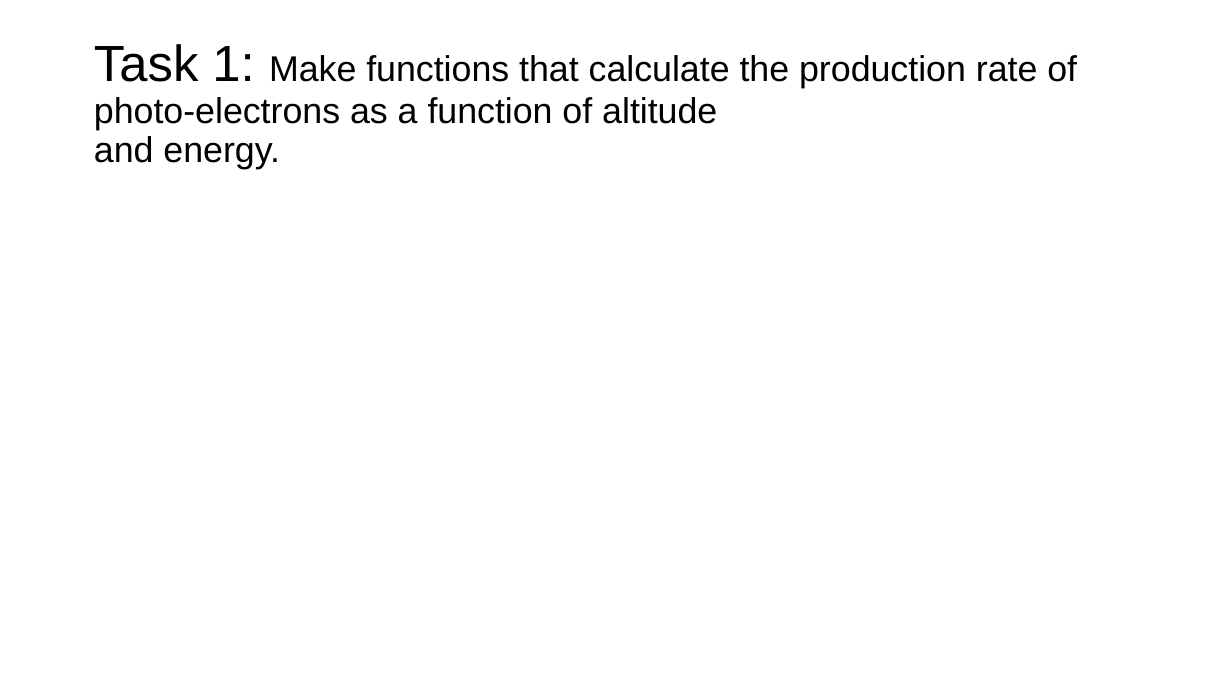
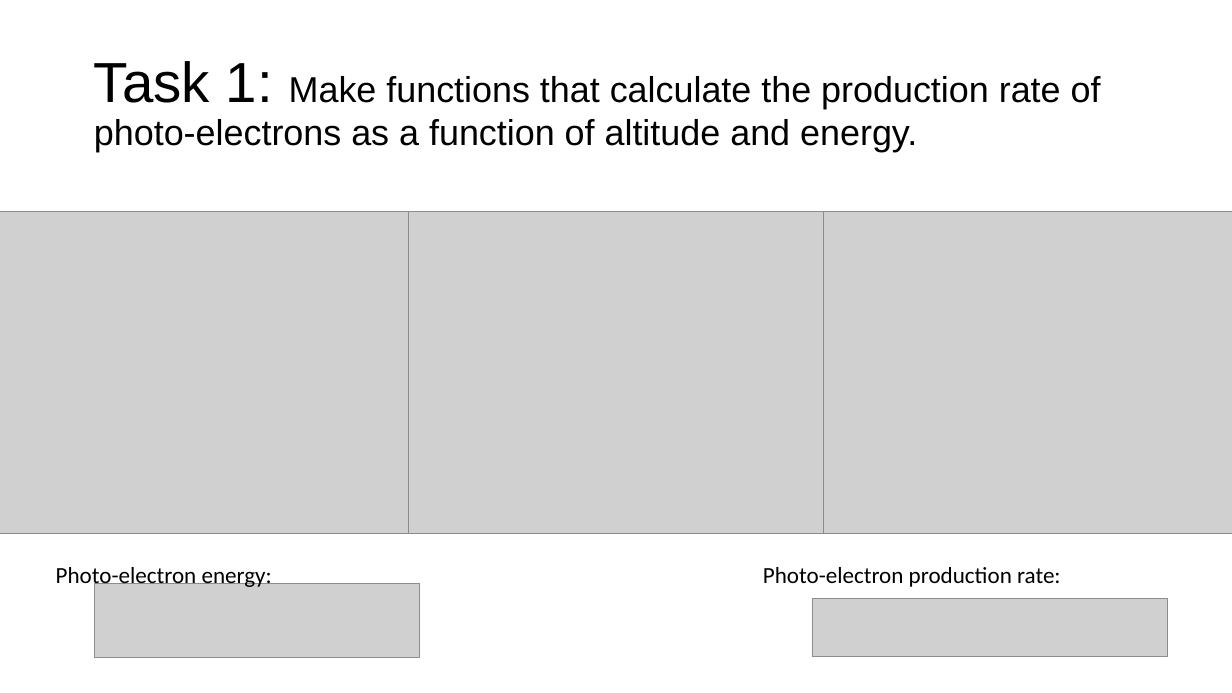
Before and after one commit to tva050/FYS-3003, a slide deck: slide 13 of exam.pptx. Drawn at 1232x693 pixels with LibreOffice and Linux fonts; fonts in the diff are those of the drawing; grey boxes stand for pictures. Boxes give left, top, right and bottom in pixels: in the first picture for what was removed or moved away, otherwise in the second. Text is boxed around its words. In the diff, an @@ line names an element or a change of style, - is before the commit and + after.

```diff
--- a/exam.pptx
+++ b/exam.pptx
@@ title "Task 1: Make functions that ..." at <box>94,61,1101,152</box>: size 39.6 to 44 pt in "Task 1:"; size 27.9 to 28 pt @@
@@ picture added at <box>0,212,430,534</box> @@
@@ picture added at <box>409,212,838,534</box> @@
@@ picture added at <box>824,212,1232,534</box> @@
@@ text added at <box>56,567,272,589</box>, 18 pt, text #000000 @@
+Photo-electron energy:
@@ text added at <box>763,567,1061,587</box>, 18 pt, text #000000 @@
+Photo-electron production rate:
@@ picture added at <box>95,583,420,657</box> @@
@@ picture added at <box>813,598,1168,656</box> @@
```
Also in this commit, not shown: 5 other slides changed, 16 slides added, 8 other files.
